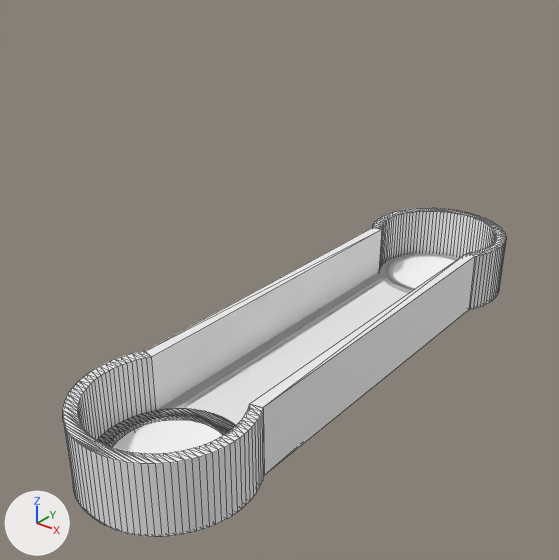
An edit to the FBX model Assets/Environment/Exports/Stage 01B.fbx, drawn before and after from the same camera.
One viewpoint serves both versions: a camera (50 mm lens) standing at (6.84, -9.95, 7.17) and looking at (-0.43, -0.86, 1.53). The axes (+X, +Y, +Z) are drawn at lower left. The lights are the same throughout. Mesh edges are drawn as thin lines on the coarser meshes. Where no turn or scale is listed for an object, it has been applied to the vertices. Vertices at the same position are counted once.
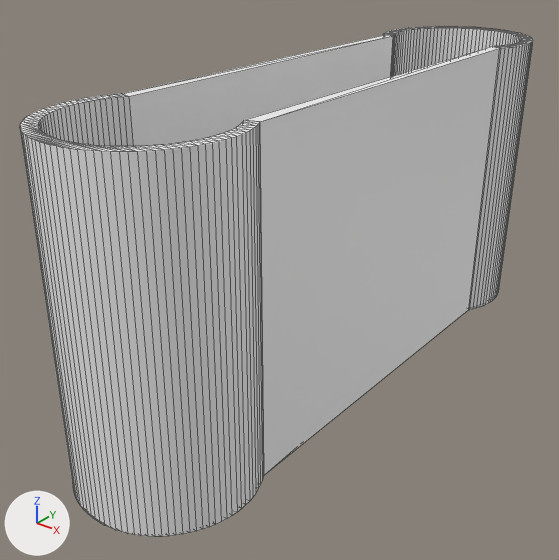
What differs and where, as boxes (x1, y1, x2, y2) in the pictures (559 x 560 px):
'Mesh4', reshaped (16% wider, 55% taller)
    before: (63, 208, 506, 537)
    after: (20, 26, 533, 537)
part 1 of me_mesh_003, added
    after: (20, 26, 533, 537)
'Mesh3', unchanged, covered by the edit
    before: (157, 272, 408, 425)
'Mesh2', unchanged, covered by the edit
    before: (98, 408, 236, 454)
'Mesh1', unchanged, covered by the edit
    before: (379, 251, 461, 293)

Diff of the bpy script that builds the scene:
```diff
--- a/Assets/Environment/Exports/Stage 01B.fbx.py
+++ b/Assets/Environment/Exports/Stage 01B.fbx.py
@@ me_mesh_003 @@
 # used by ob_mesh4; location = (0.0, 0.0, 0.0)
-me_mesh_003.from_pydata(...)  # 536 vertices, 804 faces; spans x -1.38..1.38, y -5.32..5.32, z -0.2..0.98
+me_mesh_003.from_pydata(...)  # 540 vertices, 804 faces; spans x -1.38..1.38, y -5.32..5.32, z -0.2..4.92
+# me_mesh_003 part 1: 268 vertices added at x -1.38..1.38, y -5.32..5.32, z 4.92
 me_mesh_003.materials.append(mat_wall_mat)
```
